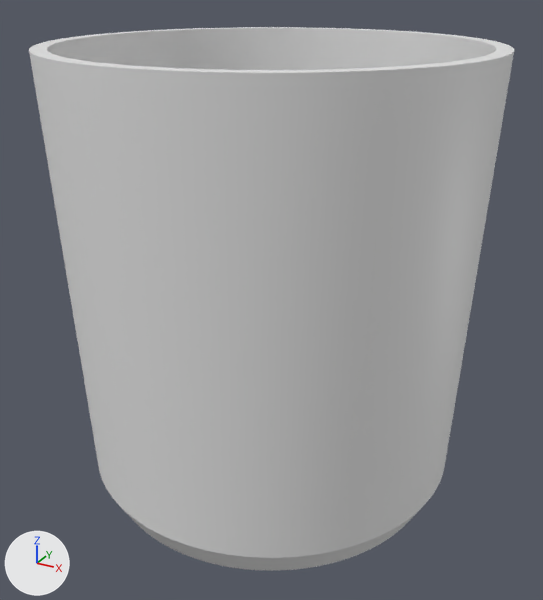
What one commit did to the Blender file Thrash Can/Thrash Can.blend.
Rendered twice from a camera (50 mm lens) standing at (0.115, -0.2091, 0.1704) and looking at (0.0016, -0.003, 0.0673). Every picture has the same lights, and +X, +Y and +Z are marked at lower left.
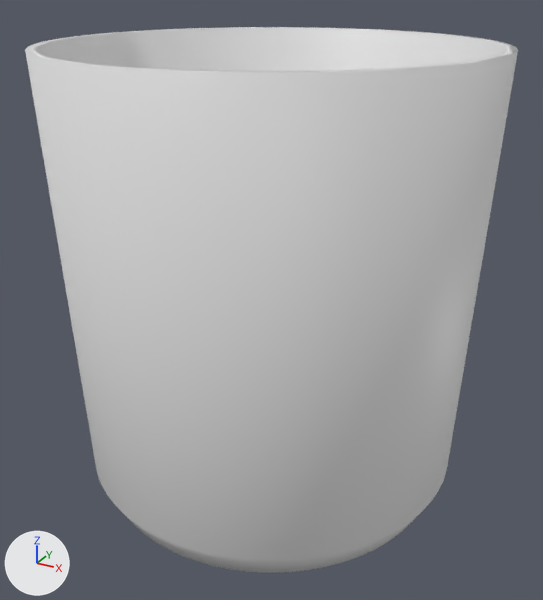
ob_cylinder_003 is not drawn itself; it is used by a modifier of ob_cylinder_002.

The edits, one by one:
me_cylinder_002 has 384 vertices, 258 faces and spans x -0.14..0.14, y -0.14..0.14, z 0.0..0.15.
me_cylinder_002 is used by ob_cylinder_002; location (0.0, 0.0, 0.0); scale (0.5, 0.5, 1.0).
me_cylinder_002 part 1: all faces are now shaded smooth (258 of 258 changed).
me_cylinder_003 has 384 vertices, 258 faces and spans x -0.14..0.14, y -0.14..0.14, z 0.0..0.15.
me_cylinder_003 is used by ob_cylinder_003; location (0.0, 0.0, 0.0112); scale (0.466, 0.466, 0.932).
me_cylinder_003 part 2: all faces are now shaded smooth (258 of 258 changed).
Object 'Cylinder.002' (ob_cylinder_002) is rescaled from (0.5, 0.5, 1.0) to (0.507, 0.507, 1.0).
Object 'Cylinder.003' (ob_cylinder_003) is rescaled from (0.466, 0.466, 0.932) to (0.482, 0.482, 0.932).

Changed parts and their boxes [x1, y1, x2, y2] in the pictures (543 x 600 px):
'Cylinder.002', rescaled: before [29, 27, 514, 571]; after [25, 27, 518, 573]
part 2 of me_cylinder_003, shading changed: before [47, 28, 496, 70]; after [38, 28, 505, 71]
